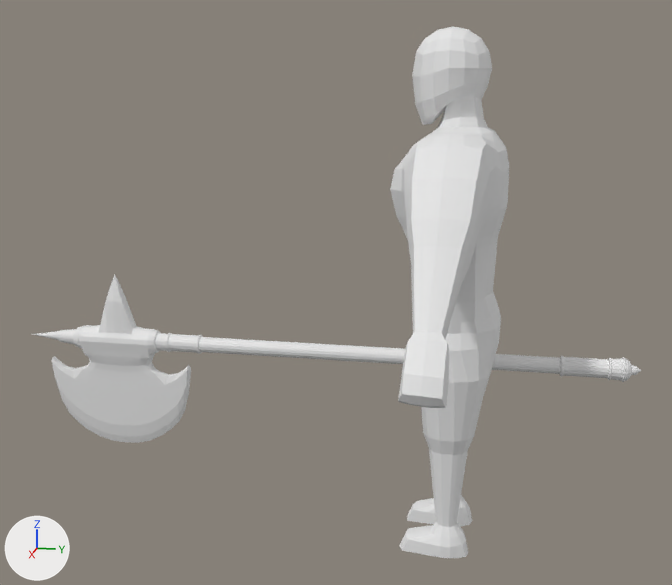
The FBX model 3Dpractice/Assets/Model/man.fbx: old version first, new version second.
Before and after are seen from a camera (50 mm lens) standing at (4.4, 0.31, 2.36) and looking at (-0.02, -0.58, 1.26). Every picture has the same lights, and +X, +Y and +Z are marked at lower left. Where no turn or scale is listed for an object, it has been applied to the vertices.

In view in the first picture: 'Cube', 'axe'.
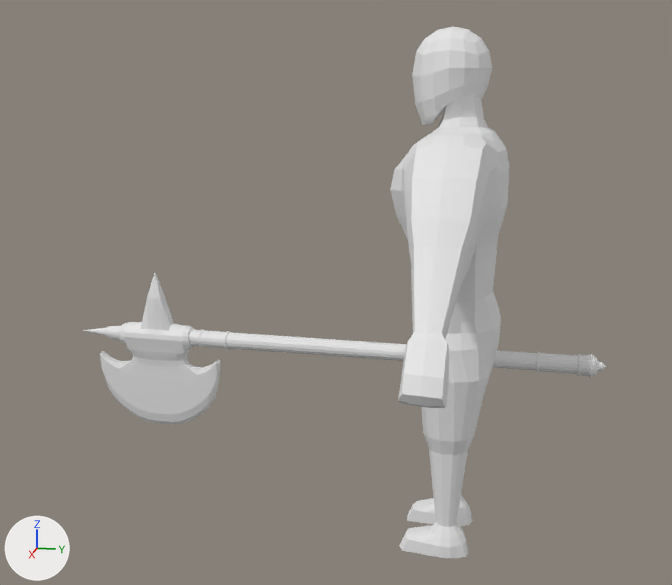
Location of each change, [x1, y1, x2, y2] in pixels of the pictures (672 x 585 px; the box of a moved part takes in the faces that stretch with it):
'axe', reshaped, moved, turned, rescaled: before [32, 274, 641, 443]; after [84, 273, 606, 424]
part 1 of me_cylinder_001, moved or reshaped: before [51, 335, 561, 443]; after [100, 331, 538, 424]

Patch to the scene script:
```diff
--- a/3Dpractice/Assets/Model/man.fbx.py
+++ b/3Dpractice/Assets/Model/man.fbx.py
@@ me_cylinder_001 @@
 # used by ob_axe; location = (-0.065, -0.357, 0.931); rotation_euler = (-1.571, 0.021, -0.000432), in degrees (-90, 1.2, -0); scale = (0.442, 0.442, 1.22)
-me_cylinder_001.from_pydata(...)  # 1028 vertices, 1044 faces; spans x -0.15..0.15, y -0.82..1.35, z -1.58..1.04
+me_cylinder_001.from_pydata(...)  # 1028 vertices, 1044 faces; spans x -0.15..0.15, y -0.82..1.19, z -1.58..1.04
+# me_cylinder_001 part 1: 183 of 1028 vertices moved; they spanned x -0.08..0.08, y -0.09..1.35, z -1.49..0.72 and now span x -0.1..0.1, y -0.1..1.19, z -1.49..0.73; mean shift (0.0, -0.04, 0.0); largest move (0.01, 1.35, -1.16) -> (0.0, 1.19, -1.16)
@@ ob_axe @@
 ob_axe = bpy.data.objects.new('axe', me_cylinder_001)
-ob_axe.location = (-0.065, -0.357, 0.931)
-ob_axe.rotation_euler = (-1.571, 0.021, -0.000432)  # degrees (-90, 1.2, -0)
-ob_axe.scale = (0.442, 0.442, 1.22)
+ob_axe.location = (-0.133, -0.357, 0.931)
+ob_axe.rotation_euler = (-1.571, 0.021, -0.035)  # degrees (-90, 1.2, -2)
+ob_axe.scale = (0.433, 0.433, 1.07)
```
